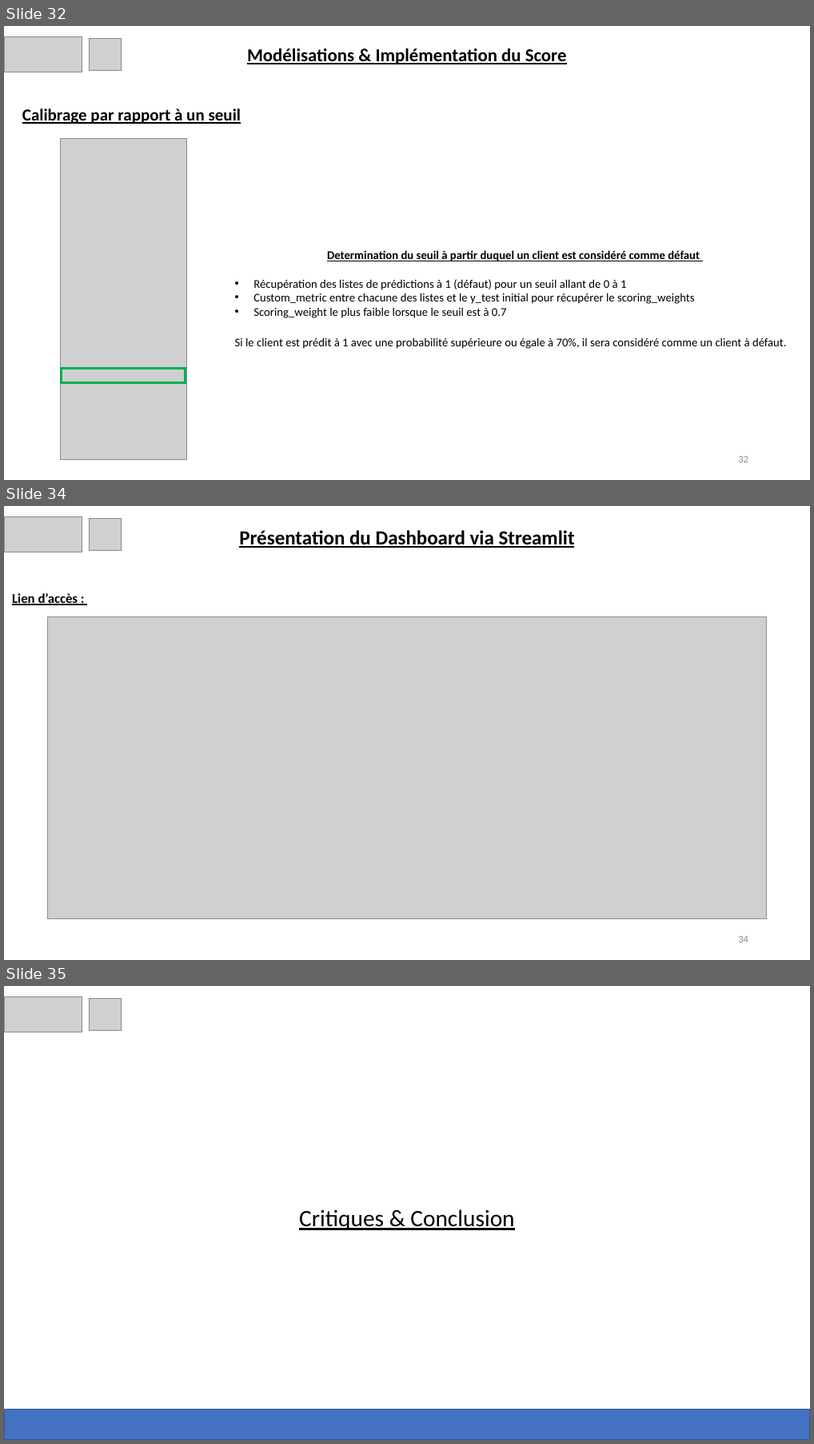
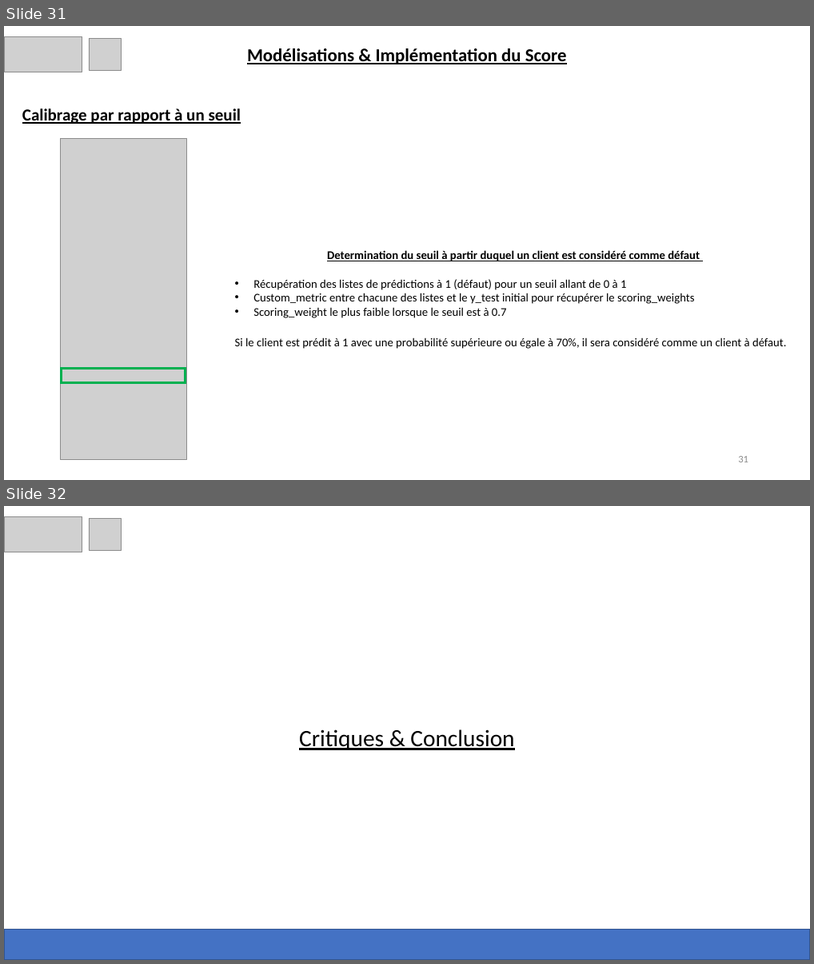
Before and after one commit to anojan01/P7_Anantharajah_Anojan, a slide deck: P7_04_Présentation.pptx. Shown one above the other, each under a label of ours: slides 32, 34 and 35 before the commit, slides 31 and 32 after it; the slides between them are not shown. The pictures are 814x1444 and 814x964 pixels, drawn with LibreOffice and Linux fonts; fonts in the diff are those of the drawing; grey boxes stand for pictures. Boxes give left, top, right and bottom in pixels: in the first picture for what was removed or moved away, otherwise in the second. Text is boxed around its words. In the diff, an @@ line names an element or a change of style, - is before the commit and + after.

```diff
--- a/P7_04_Présentation.pptx
+++ b/P7_04_Présentation.pptx
@@ slide 34 removed at (4, 506, 810, 960), background #FFFFFF @@
@@ picture removed at (4, 516, 82, 552) @@
@@ picture removed at (89, 518, 121, 550) @@
@@ text removed at (239, 530, 575, 548) @@
-Présentation du Dashboard via Streamlit
@@ text removed at (12, 593, 78, 605) @@
-Lien d’accès :
@@ picture removed at (47, 617, 767, 919) @@
@@ page number removed at (738, 936, 749, 942) @@
-34
@@ what was slide 32 is now slide 31 @@
@@ what was slide 35 is now slide 32 @@
```
Also in this commit, not shown: 9 slides changed, 1 other slide removed, 3 other files.
